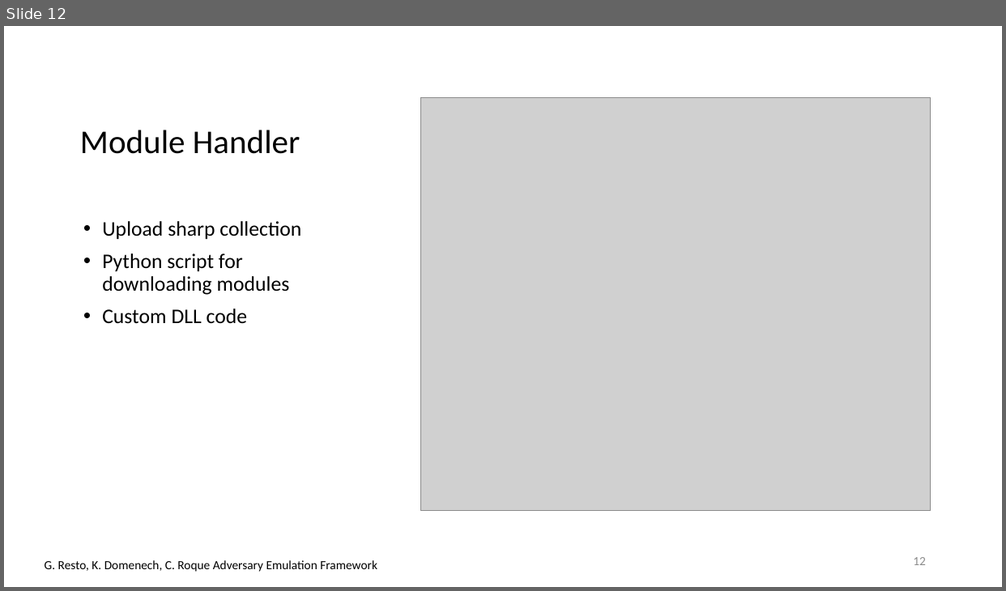
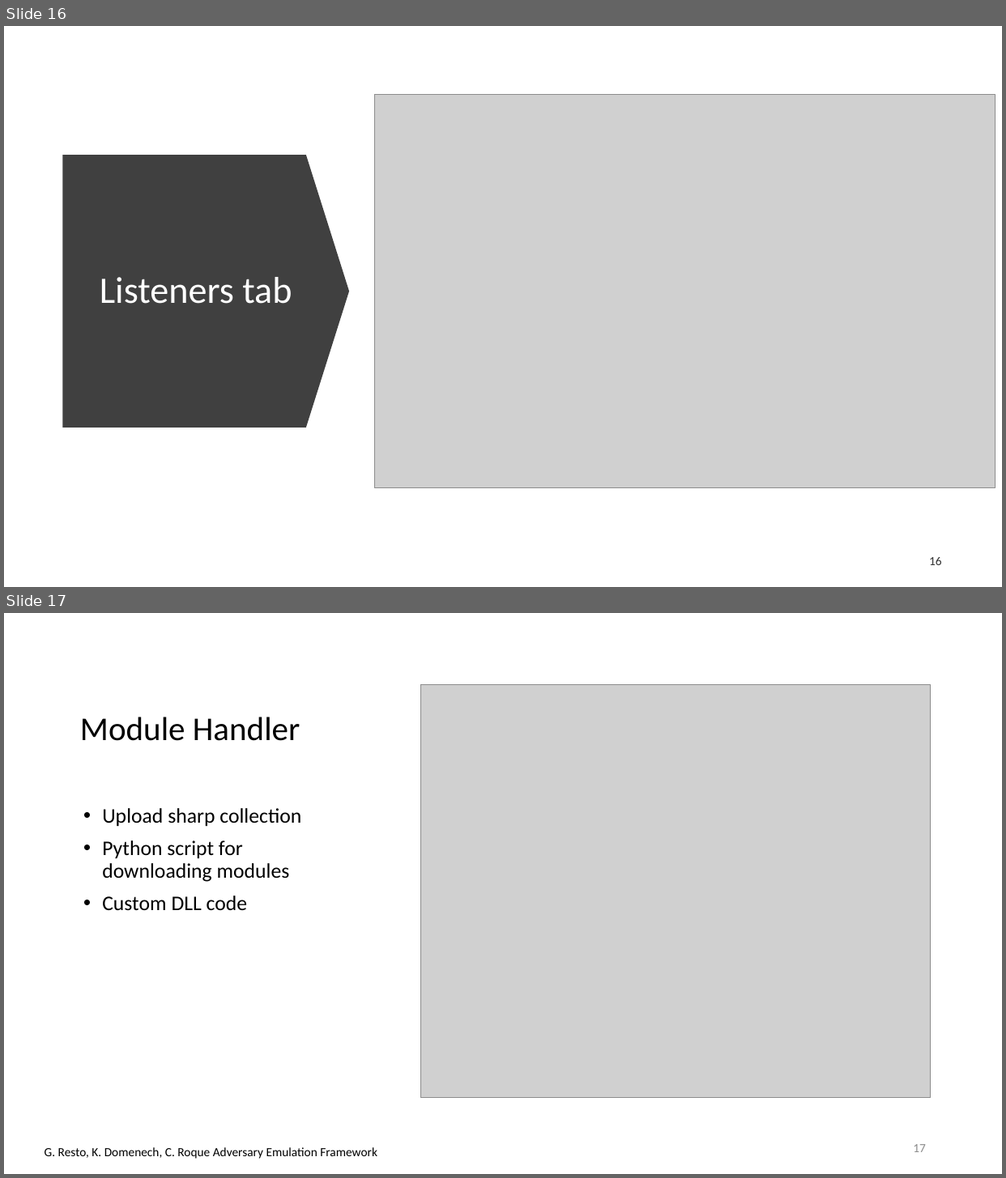
Before and after one commit to racoten/Capstone, a slide deck: Design/Capstone 2 Presentation.pptx. Shown one above the other, each under a label of ours: slide 12 before the commit, slides 16 and 17 after it. The pictures are 1006x591 and 1006x1178 pixels, drawn with LibreOffice and Linux fonts; fonts in the diff are those of the drawing; grey boxes stand for pictures. Boxes give left, top, right and bottom in pixels: in the first picture for what was removed or moved away, otherwise in the second. Text is boxed around its words. In the diff, an @@ line names an element or a change of style, - is before the commit and + after.

```diff
--- a/Design/Capstone 2 Presentation.pptx
+++ b/Design/Capstone 2 Presentation.pptx
@@ slide 16 added at [4, 26, 1002, 587], background #FFFFFF @@
@@ picture added at [374, 94, 995, 488] @@
@@ down arrow added at [63, 155, 350, 428], fill #404040 @@
@@ title added at [100, 277, 292, 304], 36 pt, text #FFFFFF @@
+Listeners tab
@@ page number added at [929, 557, 942, 565], 12 pt, text #000000 at 80% opacity @@
+16
@@ what was slide 12 is now slide 17 @@
@@ page number at [913, 1144, 926, 1152]: text changed @@
-12
+17
```
Also in this commit, not shown: 5 slides changed, 7 other slides added, 2 slides removed.
